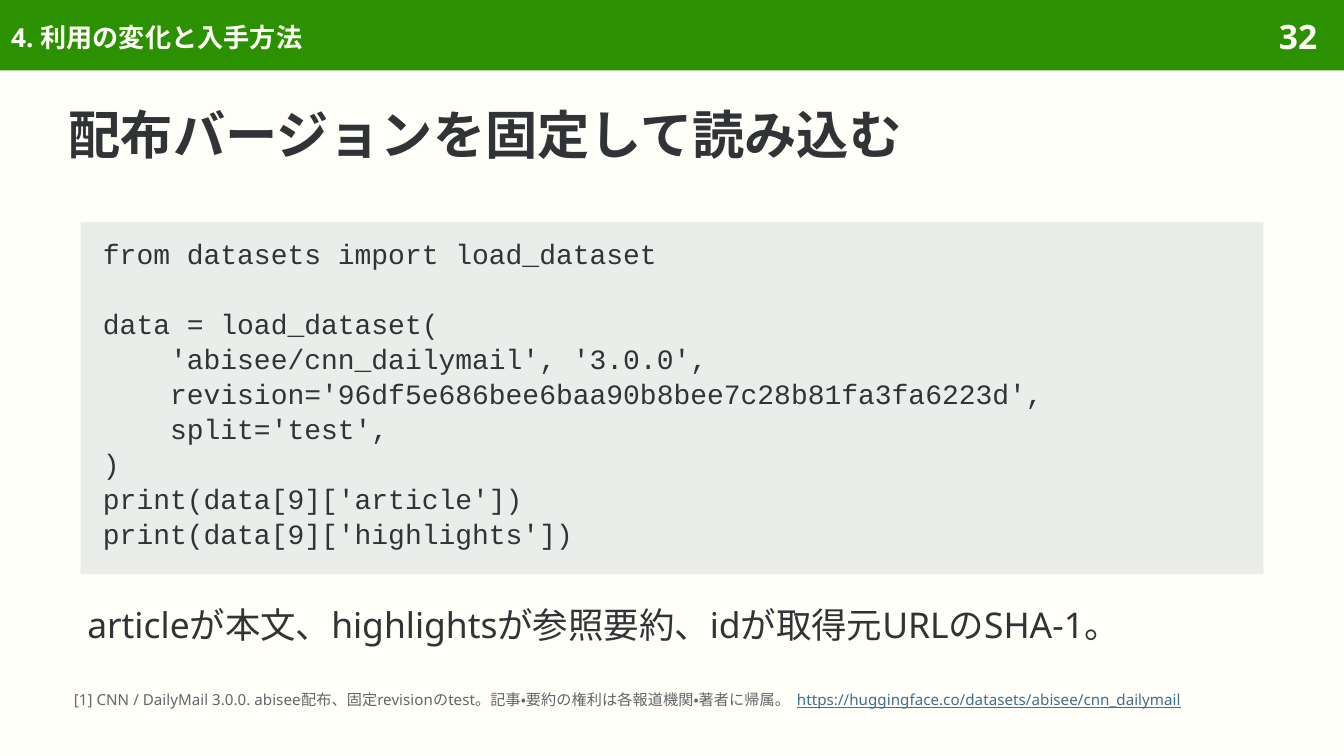
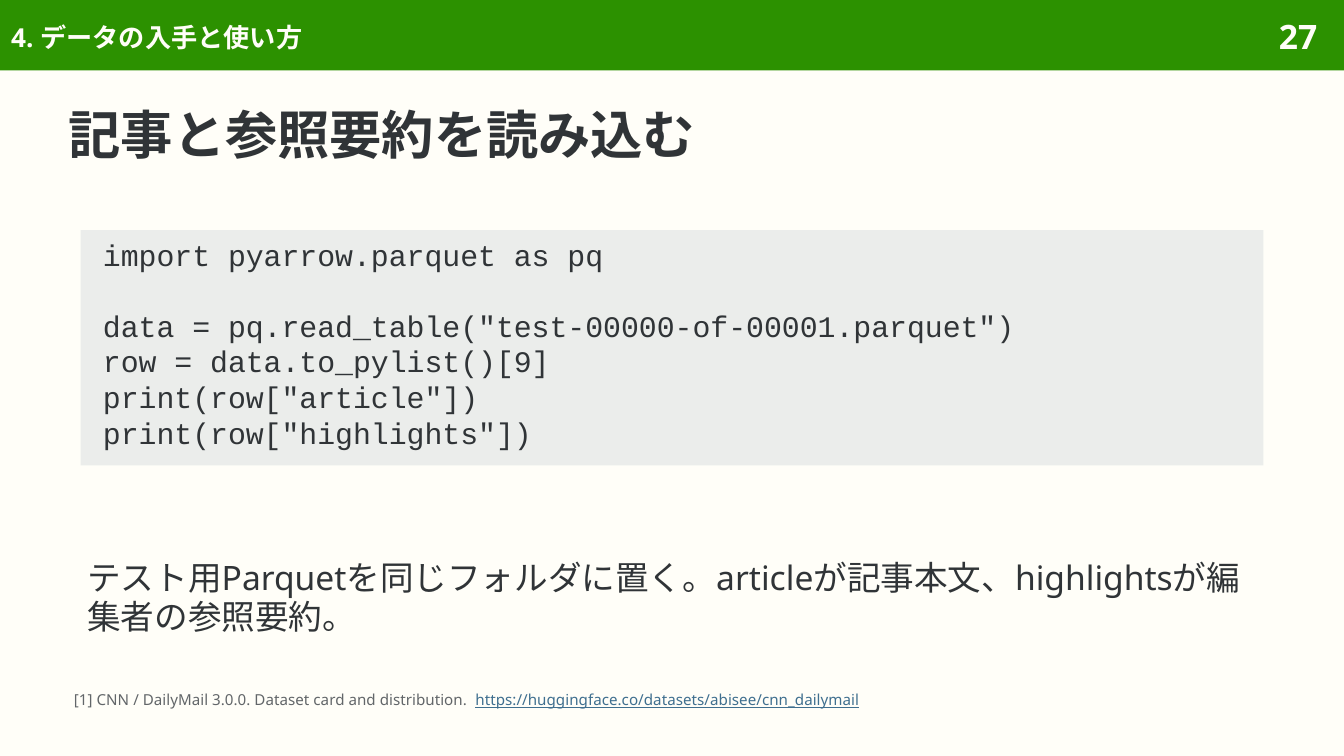
Before and after one commit to sasakiy84/datasets-in-10-minutes, a slide deck: slide 27 of slides/datasets-in-10-minutes-cnn-dailymail.pptx (slide 32 before the commit). Drawn at 1344x756 pixels with LibreOffice and Linux fonts; fonts in the diff are those of the drawing. Boxes give left, top, right and bottom in pixels: in the first picture for what was removed or moved away, otherwise in the second. Text is boxed around its words. In the diff, an @@ line names an element or a change of style, - is before the commit and + after.

Commit message:
Present CNN DailyMail as the original summarization dataset

```diff
--- a/slides/datasets-in-10-minutes-cnn-dailymail.pptx
+++ b/slides/datasets-in-10-minutes-cnn-dailymail.pptx
@@ title at <box>11,24,302,50</box>: text changed @@
-4. 利用の変化と入手方法
+4. データの入手と使い方
@@ page number at <box>1279,24,1317,49</box>: text changed @@
-32
+27
@@ title at <box>69,109,695,159</box>: text changed @@
-配布バージョンを固定して読み込む
+記事と参照要約を読み込む
@@ rectangle removed at <box>81,222,1263,574</box> @@
-from datasets import load_dataset
-data = load_dataset(
-'abisee/cnn_dailymail', '3.0.0',
-revision='96df5e686bee6baa90b8bee7c28b81fa3fa6223d',
-split='test',
-)
-print(data[9]['article'])
-print(data[9]['highlights'])
@@ rectangle added at <box>81,230,1263,465</box>, fill #EBEDEB, 16 pt, text #303437 @@
+import pyarrow.parquet as pq
+data = pq.read_table("test-00000-of-00001.parquet")
+row = data.to_pylist()[9]
+print(row["article"])
+print(row["highlights"])
@@ text added at <box>87,561,1240,632</box>, 18 pt, text #303437 @@
+テスト用Parquetを同じフォルダに置く。articleが記事本文、highlightsが編集者の参照要約。
@@ text removed at <box>87,608,1119,647</box> @@
-articleが本文、highlightsが参照要約、idが取得元URLのSHA-1。
@@ text at <box>74,693,858,709</box>: text changed; text colour #626669 to #3F6F8F @@
-[1] CNN / DailyMail 3.0.0. abisee配布、固定revisionのtest。記事・要約の権利は各報道機関・著者に帰属。 https://huggingface.co/datasets/abisee/cnn_dailymail
+[1] CNN / DailyMail 3.0.0. Dataset card and distribution. https://huggingface.co/datasets/abisee/cnn_dailymail
```
Also in this commit, not shown: 50 other slides changed, 14 slides removed, 40 other files.
